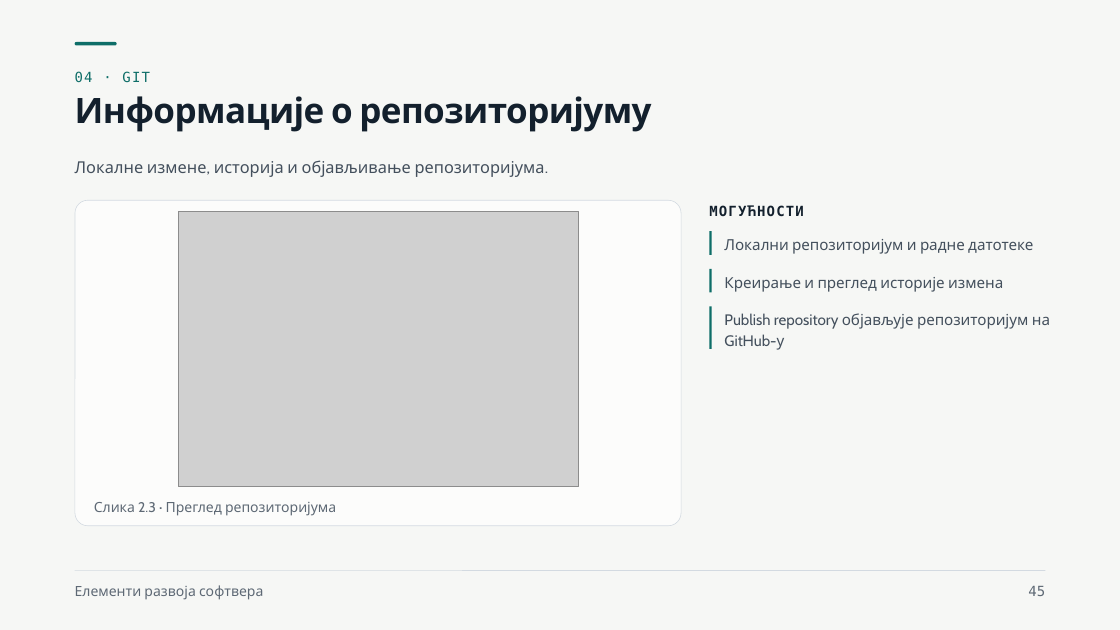
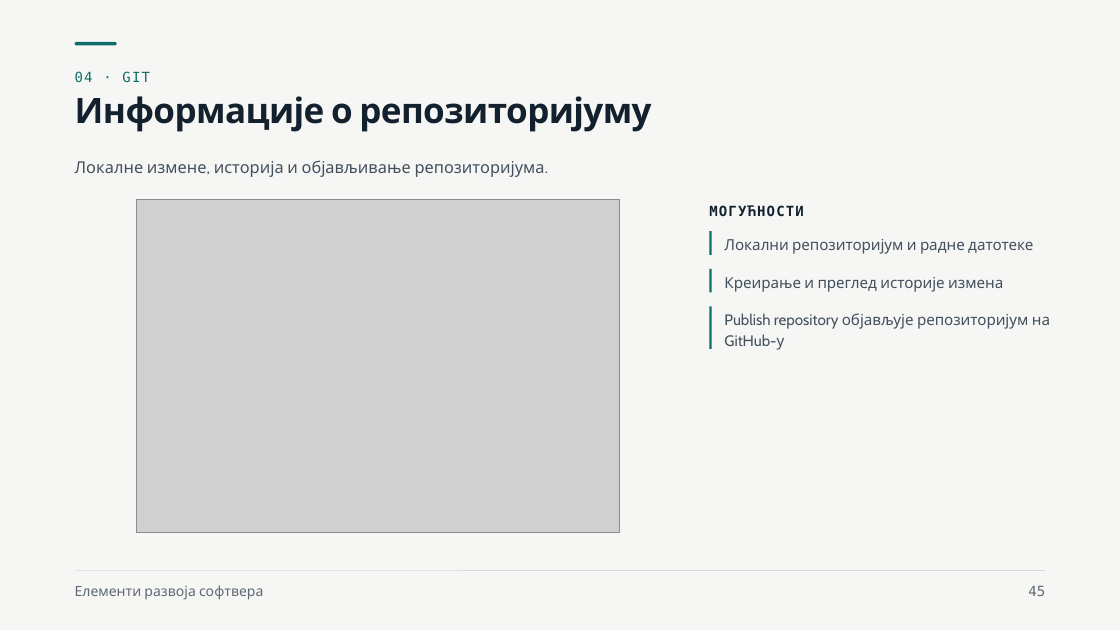
Before and after one commit to owlCoder/ftn-nastavni-materijali, a slide deck: slide 45 of Elementi razvoja softvera (ERS)/Nastavni materijali/01 Zahtevi, backlog i Git/Zahtevi, backlog i Git.pptx. Drawn at 1120x630 pixels with LibreOffice and Linux fonts; fonts in the diff are those of the drawing; grey boxes stand for pictures. Boxes give left, top, right and bottom in pixels: in the first picture for what was removed or moved away, otherwise in the second. Text is boxed around its words. In the diff, an @@ line names an element or a change of style, - is before the commit and + after.

```diff
--- a/Elementi razvoja softvera (ERS)/Nastavni materijali/01 Zahtevi, backlog i Git/Zahtevi, backlog i Git.pptx
+++ b/Elementi razvoja softvera (ERS)/Nastavni materijali/01 Zahtevi, backlog i Git/Zahtevi, backlog i Git.pptx
@@ rounded rectangle removed at (x1=75, y1=200, x2=681, y2=526) @@
@@ picture resized from (x1=178, y1=212, x2=579, y2=487) to (x1=136, y1=200, x2=619, y2=533) @@
@@ text removed at (x1=94, y1=502, x2=336, y2=516) @@
-Слика 2.3 · Преглед репозиторијума
```
Also in this commit, not shown: 9 other slides changed, 1 other file.
